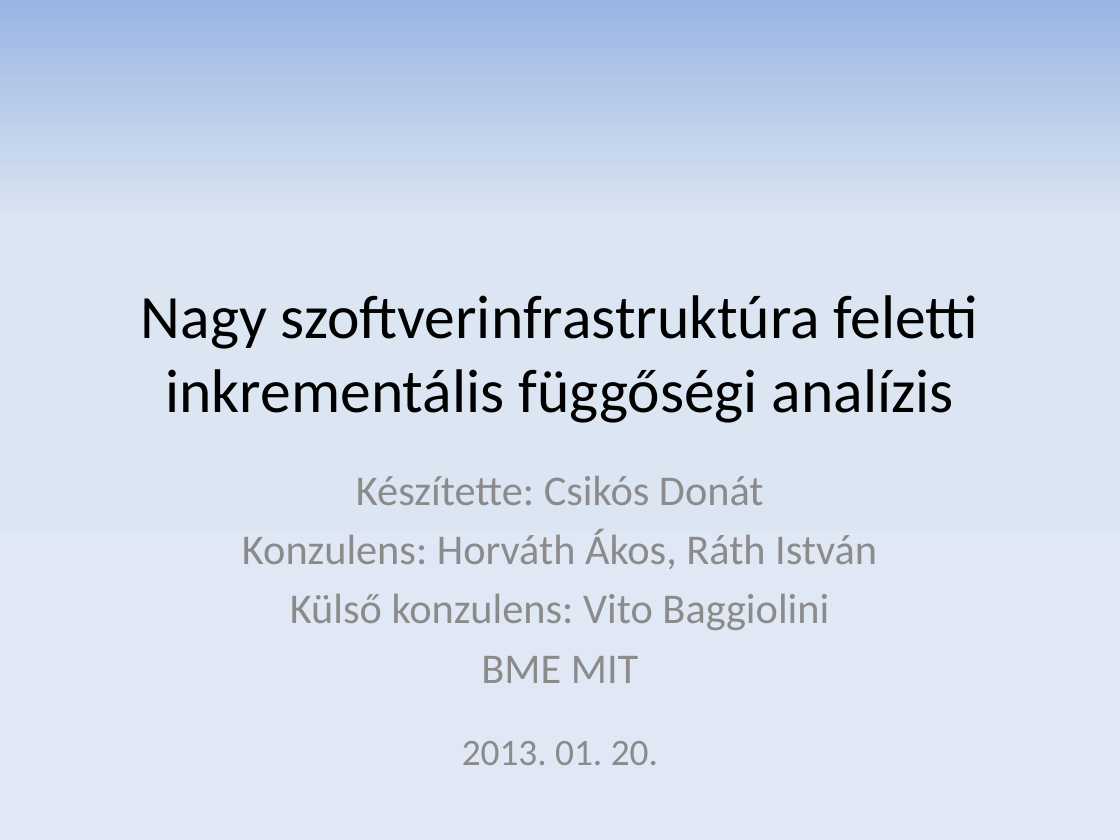
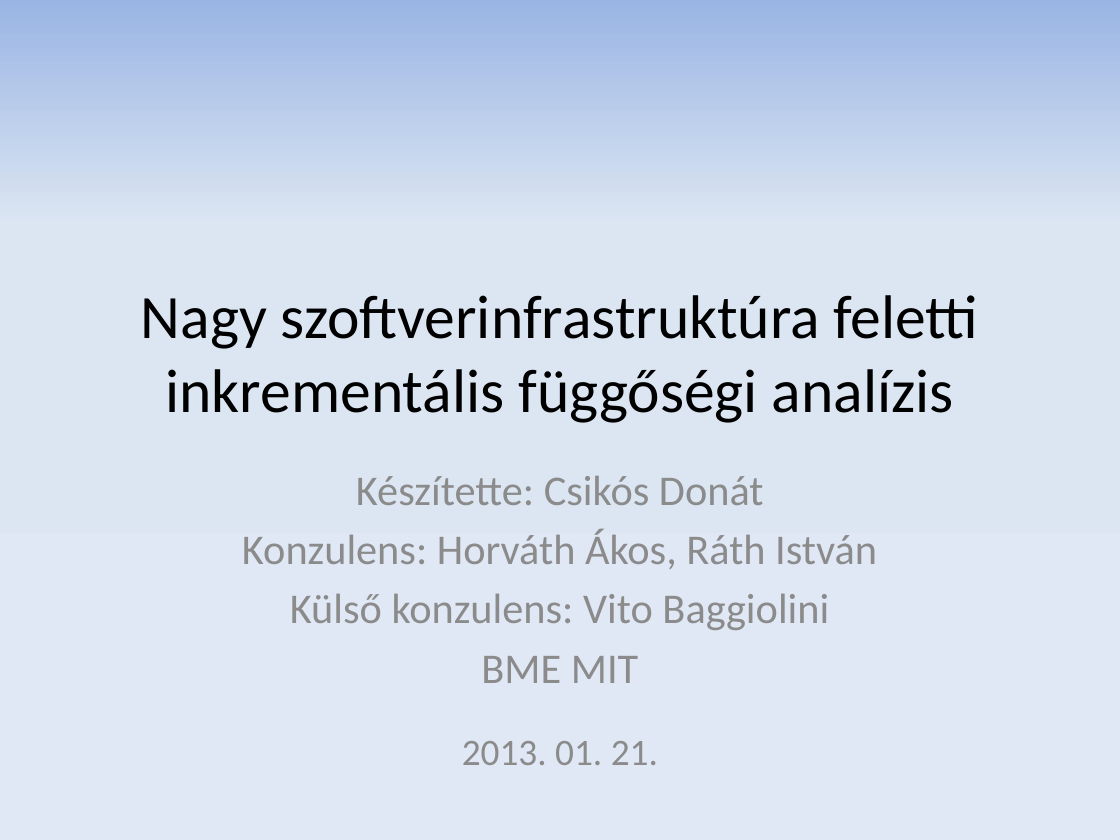
Before and after one commit to donat/incquery-deps, a slide deck: slide 1 of incquery-deps-thesis/presentation/zv_csikos_donat.pptx. Drawn at 1120x840 pixels with LibreOffice and Linux fonts; fonts in the diff are those of the drawing. Boxes give left, top, right and bottom in pixels: in the first picture for what was removed or moved away, otherwise in the second. Text is boxed around its words. In the diff, an @@ line names an element or a change of style, - is before the commit and + after.

Commit message:
Presentation practiced: typos, content fixed.

```diff
--- a/incquery-deps-thesis/presentation/zv_csikos_donat.pptx
+++ b/incquery-deps-thesis/presentation/zv_csikos_donat.pptx
@@ text at <box>462,741,658,765</box>: text changed @@
-2013. 01. 20.
+2013. 01. 21.
```
Also in this commit, not shown: 8 other slides changed.
